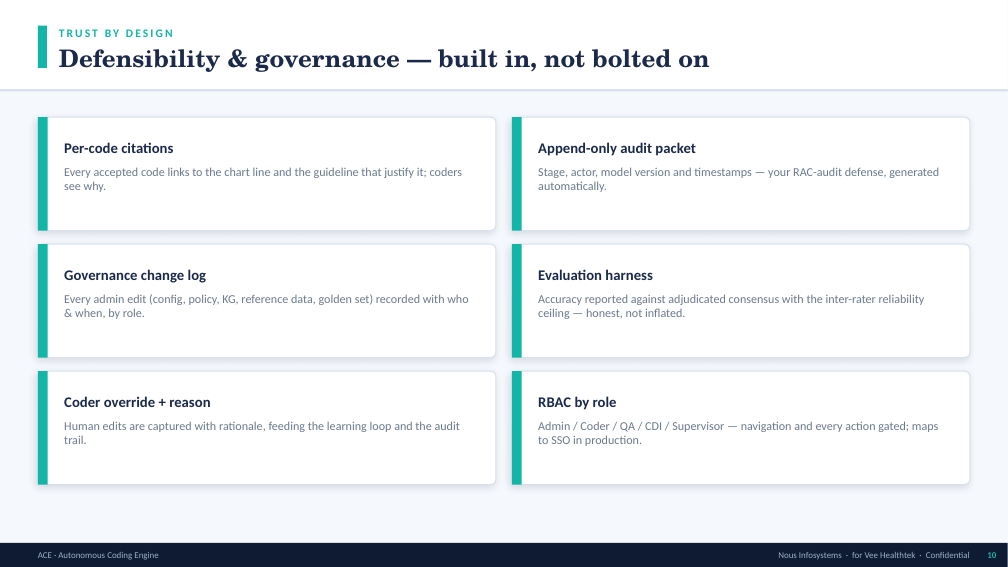
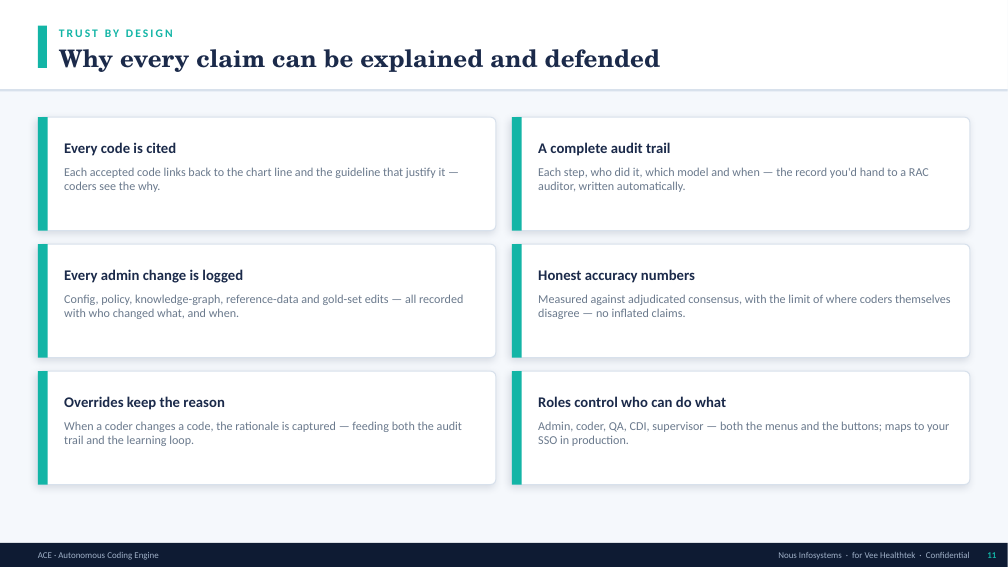
Before and after one commit to swarupd227/ACE, a slide deck: slide 11 of deck/ACE_Architecture.pptx (slide 10 before the commit). Drawn at 1008x567 pixels with LibreOffice and Linux fonts; fonts in the diff are those of the drawing. Boxes give left, top, right and bottom in pixels: in the first picture for what was removed or moved away, otherwise in the second. Text is boxed around its words. In the diff, an @@ line names an element or a change of style, - is before the commit and + after.

```diff
--- a/deck/ACE_Architecture.pptx
+++ b/deck/ACE_Architecture.pptx
@@ text at <box>59,49,661,72</box>: text changed @@
-Defensibility & governance — built in, not bolted on
+Why every claim can be explained and defended
@@ text at <box>64,142,176,156</box>: text changed @@
-Per-code citations
+Every code is cited
@@ text at <box>538,142,670,156</box>: text changed @@
-Append-only audit packet
+A complete audit trail
@@ text at <box>64,167,446,192</box>: text changed @@
-Every accepted code links to the chart line and the guideline that justify it; coders see why.
+Each accepted code links back to the chart line and the guideline that justify it — coders see the why.
@@ text at <box>538,167,929,192</box>: text changed @@
-Stage, actor, model version and timestamps — your RAC-audit defense, generated automatically.
+Each step, who did it, which model and when — the record you'd hand to a RAC auditor, written automatically.
@@ text at <box>64,269,243,283</box>: text changed @@
-Governance change log
+Every admin change is logged
@@ text at <box>538,269,695,283</box>: text changed @@
-Evaluation harness
+Honest accuracy numbers
@@ text at <box>64,294,463,319</box>: text changed @@
-Every admin edit (config, policy, KG, reference data, golden set) recorded with who & when, by role.
+Config, policy, knowledge-graph, reference-data and gold-set edits — all recorded with who changed what, and when.
@@ text at <box>538,294,951,319</box>: text changed @@
-Accuracy reported against adjudicated consensus with the inter-rater reliability ceiling — honest, not inflated.
+Measured against adjudicated consensus, with the limit of where coders themselves disagree — no inflated claims.
@@ text at <box>64,396,224,410</box>: text changed @@
-Coder override + reason
+Overrides keep the reason
@@ text at <box>538,396,726,407</box>: text changed @@
-RBAC by role
+Roles control who can do what
@@ text at <box>64,421,462,446</box>: text changed @@
-Human edits are captured with rationale, feeding the learning loop and the audit trail.
+When a coder changes a code, the rationale is captured — feeding both the audit trail and the learning loop.
@@ text at <box>538,421,949,446</box>: text changed @@
-Admin / Coder / QA / CDI / Supervisor — navigation and every action gated; maps to SSO in production.
+Admin, coder, QA, CDI, supervisor — both the menus and the buttons; maps to your SSO in production.
```
Also in this commit, not shown: 11 other slides changed, 3 slides added, 2 slides removed, 4 other files.
